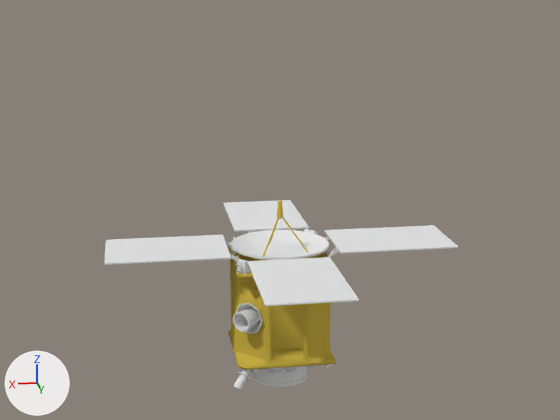
Before and after pictures for a commit that changed the Blender file blender/models/NEAR/NEAR_07.blend.
Rendered twice from the file's camera 'Camera'. The lights are fixed; the arrows at lower left show +X, +Y and +Z.

Objects in the first picture: 'foil_gold', 'shiny_panels', 'tex_01'.
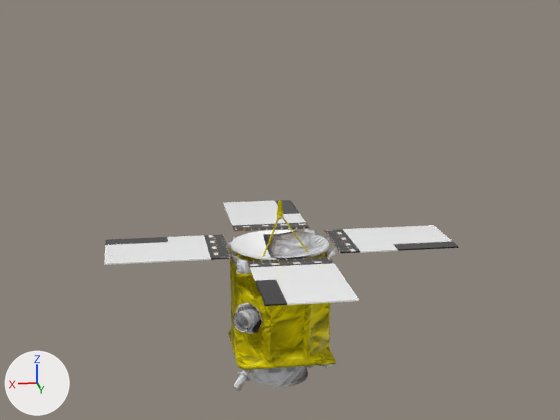
Location of each change, [x1, y1, x2, y2] in pixels of the pictures (560 x 420 px):
```json
{"object": "shiny_panels", "change": "surface changed", "before": [105, 200, 457, 304], "after": [105, 200, 457, 304], "on screen": "white to grey"}
{"object": "foil_gold", "change": "surface changed", "before": [228, 200, 336, 370], "after": [228, 200, 336, 370]}
{"object": "tex_01", "change": "surface changed", "before": [104, 200, 459, 391], "after": [104, 200, 459, 391], "on screen": "white to grey"}
```

The change, as JSON lines over the scene's bpy script:
```json
{"op": "add", "block": "img_tex_01_psd", "code": ["img_tex_01_psd = load_image('tex_01.psd', '../IBEX/texture/tex_01.png', 1024, 1024, 'sRGB')"]}
{"op": "add", "block": "img_foil_n_png", "code": ["img_foil_n_png = load_image('foil_n.png', 'texture/foil_n.png', 512, 512, 'sRGB')"]}
{"block": "mat_foil_gold", "change": "nodes: BsdfDiffuse, OutputMaterial"}
{"block": "mat_foil_gold", "change": "colours: yellow #ceb447"}
{"block": "mat_foil_gold", "change": "nodes: BsdfPrincipled, OutputMaterial, TexImage, ValToRGB"}
{"block": "mat_foil_gold", "change": "colours: black #000000, dark yellow #7b7300, yellow #ffed00"}
{"block": "mat_foil_gold", "change": "uses the picture img_foil_n_png"}
{"op": "remove", "block": "mat_tex_01", "code": "mat_tex_01.base_color = (0.8, 0.8, 0.8)  # white #e7e7e7"}
{"op": "set", "path": "mat_tex_01", "old": "diffuse_material('tex_01')", "new": "principled_material('tex_01')"}
{"op": "add", "block": "mat_tex_01", "code": "mat_tex_01.texture = img_tex_01_psd"}
{"op": "remove", "block": "mat_shiny_panels", "code": "mat_shiny_panels.base_color = (0.8, 0.8, 0.8)  # white #e7e7e7"}
{"op": "set", "path": "mat_shiny_panels", "old": "diffuse_material('shiny_panels')", "new": "principled_material('shiny_panels')"}
{"op": "add", "block": "mat_shiny_panels", "code": "mat_shiny_panels.texture = img_tex_01_psd"}
{"op": "set", "path": "mat_shiny_panels.roughness", "old": "0.5", "new": "0.1"}
{"op": "add", "block": "mat_shiny_panels", "code": "mat_shiny_panels.coat_weight = 0.25"}
```
